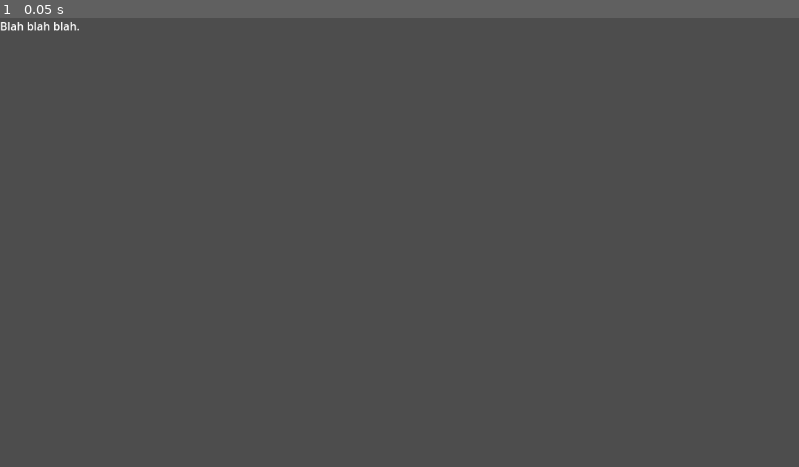
Above: before the commit, frame 1.
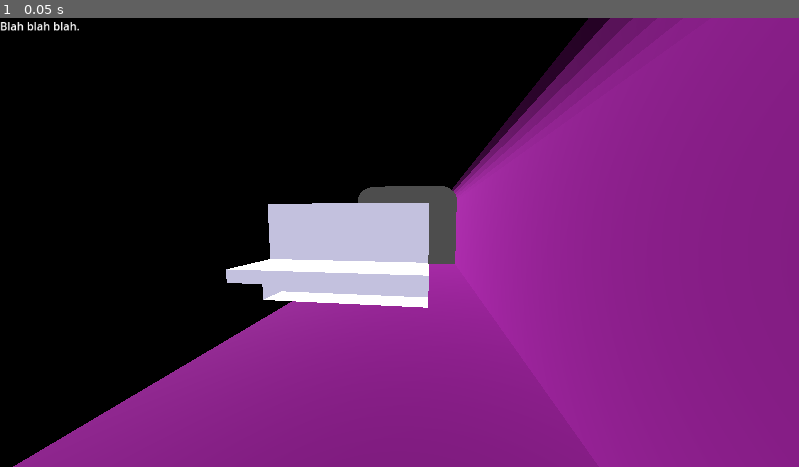
Above: after the commit, the same moment.

Repository: gussmith23/2024-09-plse-game-jam
Game: Godot game, scene res://main.tscn
Same seed, same stepped clock (60 frames per second), same inputs: the game is played once before the commit and once after it.
Inputs:
- Up to frame 1 (0.05 s): no input

The runs differ from the first frame. In frame 1, 99% of the frame differs, in the area x 0-100%, y 0-100%.

Commit message:
fix scene

Diff:
--- /dev/null
+++ b/environment.tscn
@@ -0,0 +1,30 @@
+[gd_scene load_steps=5 format=3 uid="uid://b6bm0g0hawfak"]
+
+[ext_resource type="ArrayMesh" uid="uid://8h05tp8qdk2e" path="res://assets/traincar2.obj" id="1_nib2n"]
+[ext_resource type="ArrayMesh" uid="uid://clb7q003ntx4n" path="res://assets/seat.obj" id="2_movxi"]
+
+[sub_resource type="StandardMaterial3D" id="StandardMaterial3D_ub4lb"]
+transparency = 1
+albedo_color = Color(1, 0.254902, 1, 1)
+metallic = 1.0
+
+[sub_resource type="StandardMaterial3D" id="StandardMaterial3D_ma5k8"]
+
+[node name="environment" type="Node3D"]
+
+[node name="DirectionalLight3D" type="DirectionalLight3D" parent="."]
+transform = Transform3D(-0.718258, 0.224212, 0.658661, 0.297297, -0.756988, 0.58188, 0.629063, 0.613758, 0.477055, 0.889544, 47.9979, -137.927)
+
+[node name="Traincar" type="MeshInstance3D" parent="."]
+transform = Transform3D(-5.16498, -0.0230044, -128.525, 0.142575, 128.629, -0.0287527, 128.525, -0.143615, -5.16494, 88.1778, 17.1029, -526.142)
+material_override = SubResource("StandardMaterial3D_ub4lb")
+mesh = ExtResource("1_nib2n")
+skeleton = NodePath("../..")
+
+[node name="seat" type="MeshInstance3D" parent="Traincar"]
+transform = Transform3D(-0.566207, 0.000765389, -0.00134332, 0.000764204, 0.566208, 0.000500477, 0.001344, 0.00049866, -0.566207, 4.35657, -0.517372, -0.340632)
+material_override = SubResource("StandardMaterial3D_ma5k8")
+mesh = ExtResource("2_movxi")
+
+[node name="SpotLight3D" type="SpotLight3D" parent="."]
+transform = Transform3D(0.999957, 0.00922586, 0.000963758, 0.00871118, -0.969684, 0.244207, 0.00318756, -0.244188, -0.969723, 0.00162291, 17.2939, -44.1625)
--- a/main.tscn
+++ b/main.tscn
@@ -1,34 +1,30 @@
-[gd_scene load_steps=6 format=3 uid="uid://dmart1ree0yig"]
+[gd_scene load_steps=5 format=3 uid="uid://dmart1ree0yig"]
 
 [ext_resource type="Script" path="res://canvas_layer.gd" id="1_awnvo"]
-[ext_resource type="ArrayMesh" path="res://traincar.obj" id="2_ljo5s"]
-[ext_resource type="ArrayMesh" path="res://seat.obj" id="3_n3kpy"]
+[ext_resource type="PackedScene" uid="uid://b6bm0g0hawfak" path="res://environment.tscn" id="2_w3mi7"]
 
-[sub_resource type="StandardMaterial3D" id="StandardMaterial3D_ub4lb"]
-metallic = 1.0
+[sub_resource type="Environment" id="Environment_iw3ck"]
+background_mode = 2
+background_color = Color(0.729703, 0.648768, 0.673876, 1)
+ambient_light_color = Color(0.7664, 0.757186, 0.86865, 1)
 
-[sub_resource type="StandardMaterial3D" id="StandardMaterial3D_ma5k8"]
+[sub_resource type="CameraAttributesPractical" id="CameraAttributesPractical_a4sfd"]
 
 [node name="Main" type="Node3D"]
 transform = Transform3D(0.999998, -0.00202931, -0.000167889, 0.00202924, 0.999998, -0.00040931, 0.000168715, 0.00040897, 1, 0, 0, 0)
 script = ExtResource("1_awnvo")
 
 [node name="Camera3D" type="Camera3D" parent="."]
-transform = Transform3D(-0.996463, -0.0259637, -0.0799164, -0.0329985, 0.995573, 0.0880052, 0.0772777, 0.090331, -0.992909, 0, 16.0054, -90.2037)
+transform = Transform3D(-0.997008, 0.00931736, -0.0767346, 0.00232024, 0.995869, 0.0907747, 0.0772634, 0.0903251, -0.992911, 1.60865, 18.1266, -42.191)
 fov = 91.46
 
-[node name="DirectionalLight3D" type="DirectionalLight3D" parent="."]
-transform = Transform3D(-0.503825, -0.145833, 0.851406, 0.592173, -0.775896, 0.217523, 0.628881, 0.613773, 0.477274, 0.889544, 47.9979, -137.927)
+[node name="environment" parent="." instance=ExtResource("2_w3mi7")]
+transform = Transform3D(1, -3.82194e-10, 0, -3.84219e-10, 1, 0, 0, -5.82077e-11, 1, 0.0366122, 0.0887462, 217)
 
-[node name="Traincar" type="MeshInstance3D" parent="."]
-transform = Transform3D(5.42684, -0.00601532, -0.000498205, 0.00601521, 5.42684, -0.00121307, 0.000499574, 0.00121251, 5.42684, 1.00326, 17.1029, -3.003)
-material_override = SubResource("StandardMaterial3D_ub4lb")
-mesh = ExtResource("2_ljo5s")
+[node name="WorldEnvironment" type="WorldEnvironment" parent="."]
+environment = SubResource("Environment_iw3ck")
+camera_attributes = SubResource("CameraAttributesPractical_a4sfd")
 
-[node name="seat" type="MeshInstance3D" parent="Traincar"]
-transform = Transform3D(0.0208097, 0, 1.33806, 0, 1.33822, 0, -1.33806, 0, 0.0208097, 2.32152, -2.18102, 0.00469989)
-material_override = SubResource("StandardMaterial3D_ma5k8")
-mesh = ExtResource("3_n3kpy")
-
-[node name="SpotLight3D" type="SpotLight3D" parent="."]
-transform = Transform3D(0.999956, 0.00922035, 0.00141778, 0.00881098, -0.983415, 0.181153, 0.00306457, -0.181133, -0.983454, 0, 20.1405, -88.2364)
+[node name="OmniLight3D" type="OmniLight3D" parent="."]
+transform = Transform3D(1, 1.48042e-09, 4.26371e-09, -2.01404e-09, 1, -1.4843e-09, 0, -2.91038e-10, 1, 62.0027, 109.772, -0.141517)
+visible = false
Not shown, added: assets/traincar2.mtl
Not shown, added: assets/traincar2.obj
Not shown, added: assets/traincar2.obj.import
Not shown, added: assets/traincar2.blend
